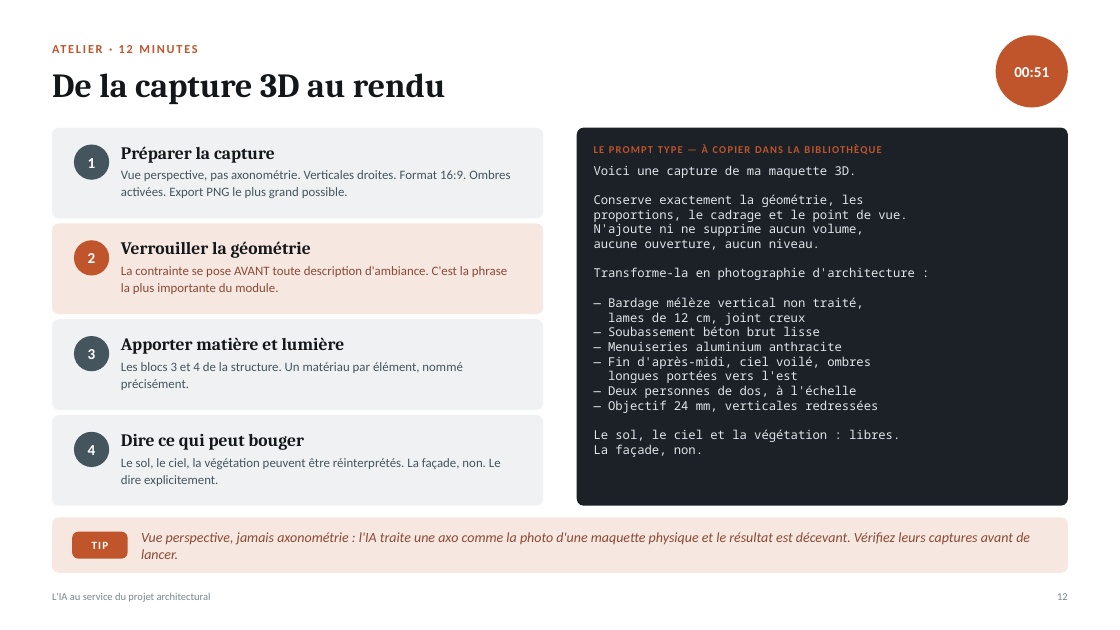
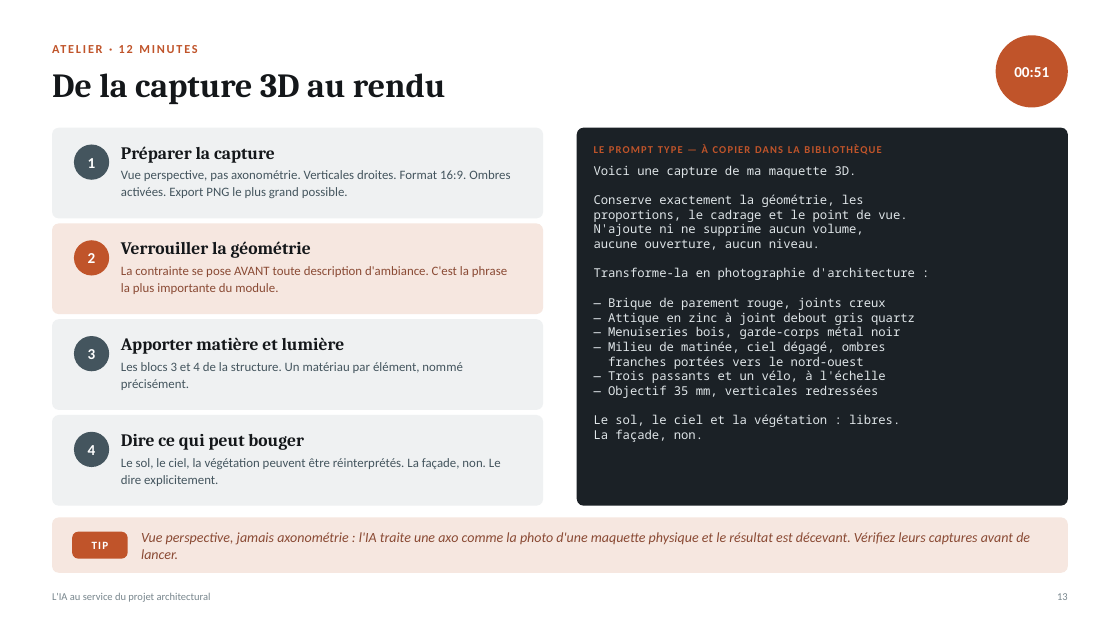
Before and after one commit to ancaagency/page-de-vente-Alba, a slide deck: slide 13 of formation-ia-architectes/formation-ia-architectes.pptx (slide 12 before the commit). Drawn at 1120x630 pixels with LibreOffice and Linux fonts; fonts in the diff are those of the drawing. Boxes give left, top, right and bottom in pixels: in the first picture for what was removed or moved away, otherwise in the second. Text is boxed around its words. In the diff, an @@ line names an element or a change of style, - is before the commit and + after.

```diff
--- a/formation-ia-architectes/formation-ia-architectes.pptx
+++ b/formation-ia-architectes/formation-ia-architectes.pptx
@@ text at (608, 298, 915, 398): text changed @@
-— Bardage mélèze vertical non traité,
-lames de 12 cm, joint creux
-— Soubassement béton brut lisse
-— Menuiseries aluminium anthracite
-— Fin d'après-midi, ciel voilé, ombres
-longues portées vers l'est
-— Deux personnes de dos, à l'échelle
-— Objectif 24 mm, verticales redressées
+— Brique de parement rouge, joints creux
+— Attique en zinc à joint debout gris quartz
+— Menuiseries bois, garde-corps métal noir
+— Milieu de matinée, ciel dégagé, ombres
+franches portées vers le nord-ouest
+— Trois passants et un vélo, à l'échelle
+— Objectif 35 mm, verticales redressées
```
Also in this commit, not shown: 25 other slides changed, 1 slide added, 3 other files.
